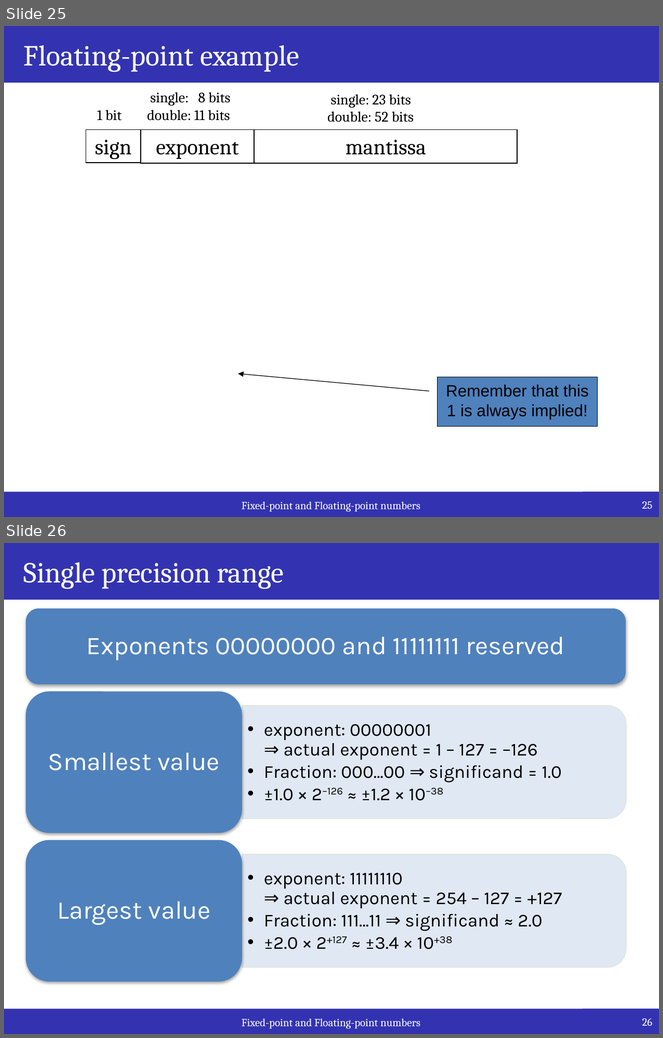
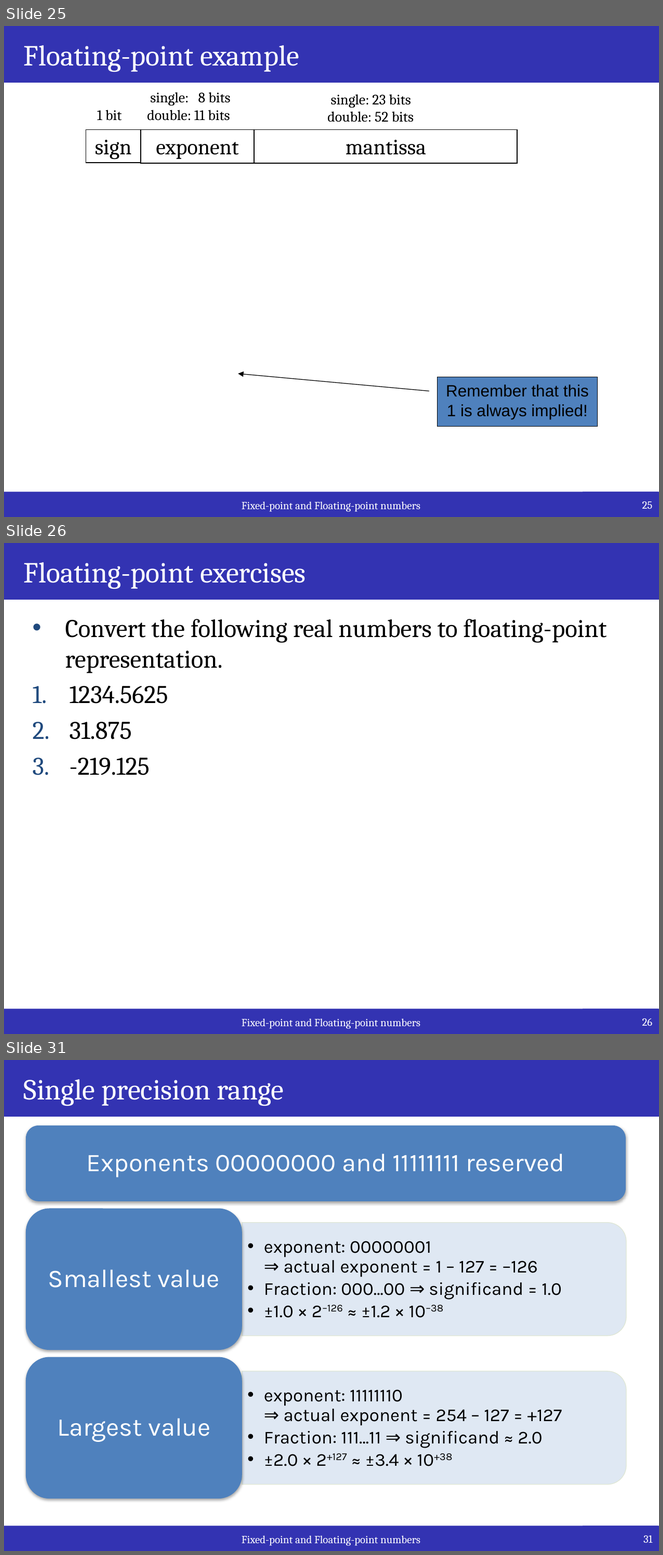
Before and after one commit to iperezan-itesm/05-TC2009B-Aug2021, a slide deck: lectures/weekly_slides/M1.1_FixedPoint_FloatingPoint/M1.1_FixedPoint_FloatinPoint.pptx. Shown one above the other, each under a label of ours: slides 25 and 26 before the commit, slides 25, 26 and 31 after it; the slides between them are not shown. The pictures are 663x1038 and 663x1555 pixels, drawn with LibreOffice and Linux fonts; fonts in the diff are those of the drawing; grey boxes stand for pictures. Boxes give left, top, right and bottom in pixels: in the first picture for what was removed or moved away, otherwise in the second. Text is boxed around its words. In the diff, an @@ line names an element or a change of style, - is before the commit and + after.

```diff
--- a/lectures/weekly_slides/M1.1_FixedPoint_FloatingPoint/M1.1_FixedPoint_FloatinPoint.pptx
+++ b/lectures/weekly_slides/M1.1_FixedPoint_FloatingPoint/M1.1_FixedPoint_FloatinPoint.pptx
@@ slide 26 added at [4,543,659,1034], background #FFFFFF; not listed: 1 template element that a slide beside it also shows @@
@@ title added at [4,543,659,600], fill #3333B2, 32 pt, text #FFFFFF @@
+Floating-point exercises
@@ text added at [65,619,607,775], 28 pt, text #000000 @@
+• Convert the following real numbers to floating-point representation.
+1. 1234.5625
+2. 31.875
+3. -219.125
@@ page number added at [583,1009,659,1034], fill #3333B2, 12 pt, text #FFFFFF @@
+26
@@ what was slide 26 is now slide 31 @@
@@ page number at [644,1536,652,1543]: text changed @@
-26
+31
```
Also in this commit, not shown: 1 slide changed, 4 other slides added, 1 slide removed, 16 other files.
